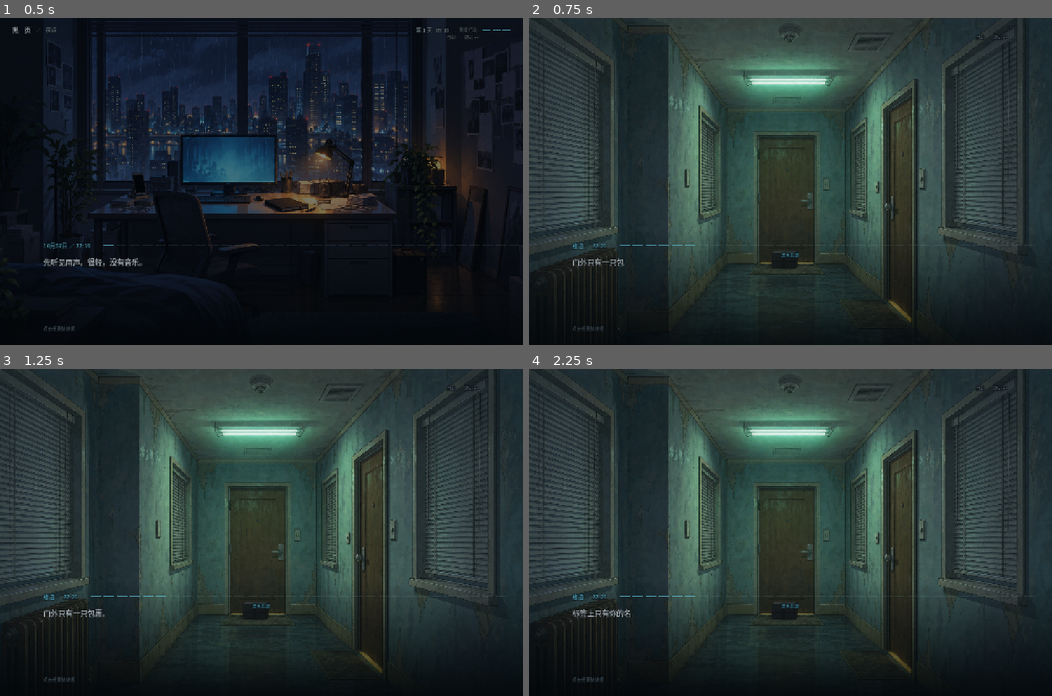
Above: before the commit, frames 1-4 (two rows, left to right).
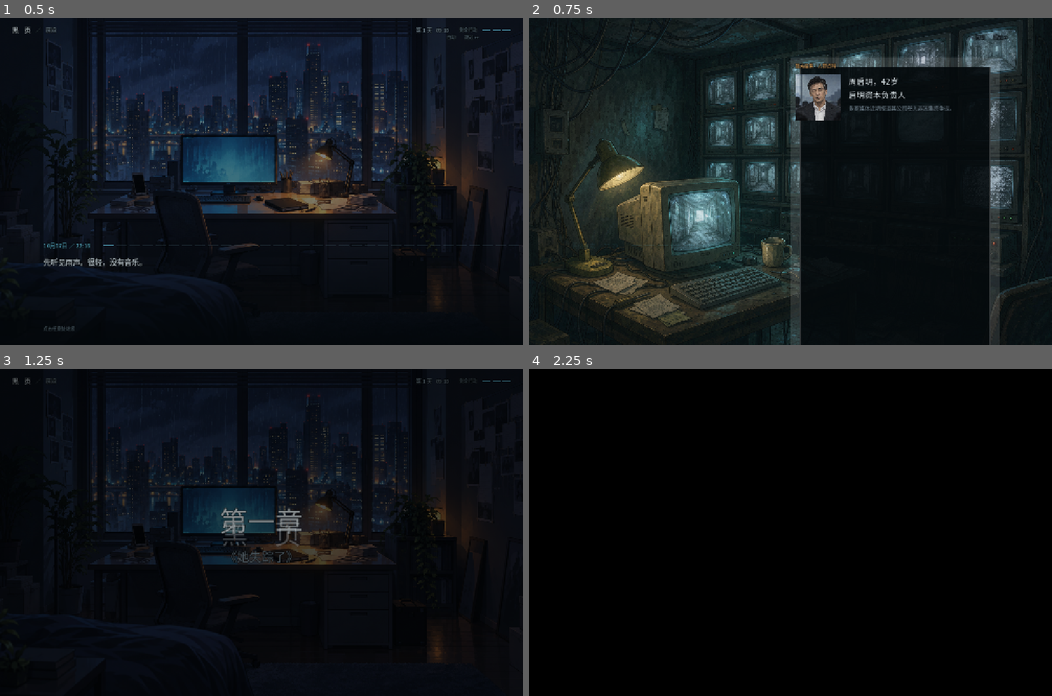
Above: after the commit, the same moments.

Repository: TreSir/-
Game: Godot game, scene res://tests/black_page_smoke.tscn
Two runs of this game, one before a commit and one after it. Both use one fixed random seed, a clock stepped at 60 frames per second and the inputs below. This scene is started directly instead of the project's main scene.
Inputs (mouse positions are in pixels of both pictures, inside the frame that each line leads up to):
- Up to frame 1 (0.5 s): no input
- Up to frame 2 (0.75 s): click (790, 181) at 0.5 s
- Up to frame 3 (1.25 s): no input
- Up to frame 4 (2.25 s): click (790, 532) at 1.25 s; click "黑 页" at 2 s

Frame 1 is identical in both runs. In frame 2, 64% of the frame differs, in the area x 0-100%, y 0-100%; in frame 3, 77%; in frame 4, 89%, in the area x 0-100%, y 0-96%.

Commit message:
测试按新序章流程重写 + 房间热区解锁侧栏入口
- 冒烟测试 80 项全过：走完 32 页序章、热点/选项结构断言、
  页码 speed 索引更新（新剧本第 14 页 speed=34）
- main.gd 补回 _unlock_nav：碰房间热区才点亮对应入口（带淡入动画），
  这是丢失的功能之一，也是新流程的设计要求
- 序章最后一页只解锁人物与口袋；案件/黑页靠探索解锁

Diff:
--- a/scripts/black_page/main.gd
+++ b/scripts/black_page/main.gd
@@ -654,14 +654,38 @@
 
 ## 热区触发。锚点只负责「打开什么」，内容一律复用侧栏那套入口，
 ## 这样热区和侧栏永远不会走出两套不同的状态。
+## 热区触发。锚点只负责「打开什么」，内容一律复用侧栏那套入口，
+## 这样热区和侧栏永远不会走出两套不同的状态。
+##
+## 第一次碰某个实体时顺带把对应侧栏入口点亮——功能跟着探索长出来，不是开局全给。
 func _hotspot_pressed(uv: Dictionary) -> void:
 	match str(uv.get("target", "")):
-		"notebook": _open_notebook()
-		"monitor": _open_case()
+		"notebook":
+			_unlock_nav("notebook")
+			_open_notebook()
+		"monitor":
+			_unlock_nav("case")
+			_open_case()
 		"phone": _open_pocket()
 		"clues": _open_clues()
 		"people": _open_people()
 		_: _open_case()
+
+## 点亮一个侧栏入口，并做一个淡入的解锁动画（玩家能感觉到「这里多了一个入口」）。
+## 已经亮着就直接返回，重复点同一个热区不会重放动画。
+func _unlock_nav(key: String) -> void:
+	if bool(game.flag("ui." + key)):
+		return
+	var error: String = game.reveal_ui([key])
+	if not error.is_empty():
+		push_warning("解锁侧栏入口失败：%s" % error)
+		return
+	var button: Button = nav_buttons.get(key)
+	if button == null:
+		return
+	button.modulate.a = 0.0
+	var tween := create_tween().set_trans(Tween.TRANS_QUAD).set_ease(Tween.EASE_OUT)
+	tween.tween_property(button, "modulate:a", 1.0, 0.45)
 
 ## 取这次转场的配置。优先级：**单条行动 > 目标场景 > 全局默认**。
 ## 都缺的时候给一份内置的兜底，保证转场不会因为配置写错就卡住。
--- a/tests/black_page_smoke.gd
+++ b/tests/black_page_smoke.gd
@@ -137,13 +137,24 @@
 	ui._start_new_game()
 	await get_tree().create_timer(0.6).timeout
 	check(is_instance_valid(ui.prologue) and not ui.shell.visible, "opening prologue gates investigation hub")
-	# 页级 speed：配了就用它，没配走全局 TYPE_SPEED
+	# 页级 speed：配了就用它，没配走全局 TYPE_SPEED。
+	# 新剧本里 index=14（wait_2332）配了 speed 34。
+	ui.prologue.step = 14
+	ui.prologue._render_page()
+	check(ui.prologue._speed == 34.0, "page speed overrides the global typing speed")
+	ui.prologue.step = 0
+	ui.prologue._render_page()
+	check(ui.prologue._speed == UI.TYPE_SPEED, "page without speed falls back to the global")
+	# 演出组件要真的建出来：index=1 是出租屋那一页，挂了 5 个热点
+	ui.prologue.step = 1
+	ui.prologue._render_page()
+	check(ui.prologue._hotspot_layer.get_child_count() == 5, "hotspot page builds its hotspots")
+	# index=3 是许妍那页，挂了 3 个回复选项
 	ui.prologue.step = 3
 	ui.prologue._render_page()
-	check(ui.prologue._speed == 26.0, "page speed overrides the global typing speed")
+	check(ui.prologue._choice_layer.get_child_count() == 3, "choice page builds its options")
 	ui.prologue.step = 0
 	ui.prologue._render_page()
-	check(ui.prologue._speed == UI.TYPE_SPEED, "page without speed falls back to the global")
 	# 自动模式要在按钮上看得出来，不然玩家不知道自己处在什么状态
 	ui.prologue._auto = true
 	ui.prologue._refresh_auto()
@@ -155,13 +166,20 @@
 		await RenderingServer.frame_post_draw
 		DirAccess.make_dir_recursive_absolute("user://screenshots")
 		get_viewport().get_texture().get_image().save_png("user://screenshots/black_page_prologue.png")
-	for _step in 5: ui.prologue._advance()
+	# 把整段序章走完：32 页，逐页推进到序章自己被释放。
+	# `_advance()` 是「无条件翻页」，和玩家点击走的 `_tap()` 不是一层。
+	var prologue_guard := 0
+	while is_instance_valid(ui.prologue) and prologue_guard < 40:
+		ui.prologue._advance()
+		await get_tree().process_frame
+		prologue_guard += 1
+	check(prologue_guard >= 32, "every prologue page was walked (%d)" % prologue_guard)
 	if "--capture-render" in OS.get_cmdline_user_args():
 		await get_tree().create_timer(1.1).timeout
 		await RenderingServer.frame_post_draw
 		get_viewport().get_texture().get_image().save_png("user://screenshots/black_page_chapter.png")
-	await get_tree().create_timer(1.8).timeout
-	check(not is_instance_valid(ui.prologue) and ui.shell.visible and ui.game.flag("prologue.completed"), "first writing sequence reveals title and hub")
+	await get_tree().create_timer(1.6).timeout
+	check(not is_instance_valid(ui.prologue) and ui.shell.visible and ui.game.flag("prologue.completed"), "prologue completes and hands over to the hub")
 	check(ui.header.text.contains("第 1 天"), "room UI starts")
 	if "--capture-render" in OS.get_cmdline_user_args():
 		await RenderingServer.frame_post_draw
@@ -173,19 +191,14 @@
 		await RenderingServer.frame_post_draw
 		get_viewport().get_texture().get_image().save_png("user://screenshots/black_page_menu.png")
 	ui._close_menu()
-	# 左侧栏是常驻的四个系统功能，点开各自的面板。
+	# 左侧栏不是开局全给的：序章最后一页只解锁「人物」和「口袋」，
+	# 「案件」要碰房间里的显示器、「黑页」要碰桌上那本笔记。
 	# 这类问题来自「全屏容器默认 MOUSE_FILTER_STOP 盖在上面吃点击」，
 	# 直接调方法测不出来，必须模拟真实鼠标点击。
-	# 开局：四个入口**全部锁着**，要把开场那段（手机震动 → 消息 → 自言自语）点完才出现
-	await get_tree().create_timer(1.0).timeout
-	check(not ui.nav_buttons["case"].visible, "no rail icons before the opening plays")
-	var opening_guard := 0
-	while not ui.nav_buttons["case"].visible and opening_guard < 30:
-		_click_at(ui, Vector2(200, 200))
-		await get_tree().create_timer(0.12).timeout
-		opening_guard += 1
-	check(ui.nav_buttons["case"].visible, "case icon unlocks after the opening")
-	await get_tree().create_timer(1.2).timeout
+	await get_tree().process_frame
+	check(ui.nav_buttons["people"].visible and ui.nav_buttons["pocket"].visible, "people and pocket unlock from prologue data")
+	check(not ui.nav_buttons["case"].visible and not ui.nav_buttons["notebook"].visible, "case and notebook stay hidden until touched")
+	await get_tree().create_timer(0.6).timeout
 
 	_click_at(ui, ui.nav_buttons["people"].get_global_rect().get_center())
 	await get_tree().process_frame
@@ -200,8 +213,9 @@
 	if "--capture-render" in OS.get_cmdline_user_args():
 		await RenderingServer.frame_post_draw
 		get_viewport().get_texture().get_image().save_png("user://screenshots/black_page_people.png")
-	# 案件面板里挂着调查方向
-	ui._open_case()
+	# 碰房间里的显示器：点亮「案件」入口（带解锁动画）并打开案件面板
+	ui._hotspot_pressed({"target": "monitor"})
+	check(ui.game.flag("ui.case") and ui.nav_buttons["case"].visible and ui.nav_buttons["case"].modulate.a < 1.0, "monitor reveals the case nav with animation")
 	await get_tree().process_frame
 	await get_tree().process_frame
 	check(ui.modal.visible and ui._open_panel == "case", "case panel opens")
@@ -222,9 +236,10 @@
 	await get_tree().create_timer(1.0).timeout
 	check(ui.scene_id == "room", "top bar breadcrumb responds to a real click")
 
-	# 黑页面板会把场景切走
-	ui._open_notebook()
-	await get_tree().create_timer(0.1).timeout
+	# 碰桌上那本笔记：点亮「黑页」入口，并把场景切走
+	ui._hotspot_pressed({"target": "notebook"})
+	check(ui.game.flag("ui.notebook") and ui.nav_buttons["notebook"].visible and ui.nav_buttons["notebook"].modulate.a < 1.0, "desk notebook reveals the notebook nav with animation")
+	await get_tree().create_timer(0.3).timeout
 	check(ui.scene_id == "notebook", "opening the notebook switches the scene")
 	if "--capture-render" in OS.get_cmdline_user_args():
 		await RenderingServer.frame_post_draw
